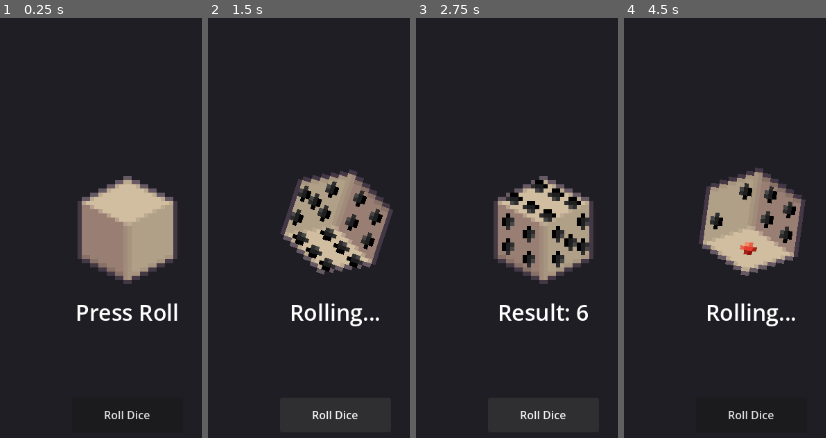
Above: before the commit, frames 1-4 (left to right).
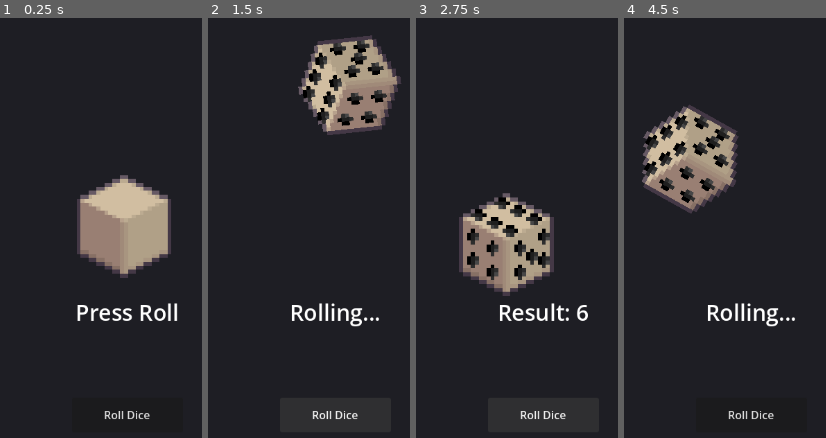
Above: after the commit, the same moments.

Repository: DucPham1512/SummerGame
Game: Godot game, scene res://test/dice_test.tscn
Two runs of this game, one before a commit and one after it. Both use one fixed random seed, a clock stepped at 60 frames per second and the inputs below. This scene is started directly instead of the project's main scene.
Inputs (mouse positions are in pixels of both pictures, inside the frame that each line leads up to):
- Up to frame 1 (0.25 s): no input
- Up to frame 2 (1.5 s): click "Roll Dice" at 0.5 s; click "Roll Dice" at 1.25 s
- Up to frame 3 (2.75 s): click "Roll Dice" at 2 s
- Up to frame 4 (4.5 s): tap Enter at 2.75 s; move the mouse to (outside the picture) at 2.77 s; click (outside the picture) at 2.92 s; move the mouse to (outside the picture) at 3.52 s; click (outside the picture) at 3.67 s; tap Space at 4.25 s; move the mouse to (outside the picture) at 4.27 s; click (outside the picture) at 4.42 s

The runs differ from the first frame. In frame 1, 2.7% of the frame differs, in the area x 38-88%, y 37-64%; in frame 2, 16%; in frame 3, 12%; in frame 4, 17%, in the area x 8-90%, y 20-62%.

Commit message:
Add dice rolling functionality and UI components

Diff:
--- a/scenes/match/components/dice/dice.gd
+++ b/scenes/match/components/dice/dice.gd
@@ -10,7 +10,11 @@
 const SIDES := 6
 const IDLE_FRAME := SIDES * FRAMES_PER_RESULT   # 24, the blank die
 
-@export var toss_height: float = 240.0
+@export var toss_height_min: float = 120.0
+@export var toss_height_max: float = 240.0
+## How far from its slot a die lands after the throw (± px, x and y). The
+## gather phase then slides it back to the slot.
+@export var toss_scatter: float = 70.0
 @export var roll_time: float = 0.5
 @export var spin_turns: float = 2.0
 ## How many random faces flash during the toss. Higher = faster flicker
@@ -21,6 +25,7 @@
 ## a single image and rotates into place before settling.
 @export var lock_in_flickers: int = 4
 
+var _base_x: float
 var _base_y: float
 var _rolling: bool = false
 var _last_flicker_step: int = -1
@@ -36,11 +41,10 @@
 ## Rolls the die. Pass 1-6 to force a result (e.g. from networked game logic),
 ## or leave default for a local random roll. The result is authoritative; the
 ## animation is pure presentation and never changes it.
-func roll(forced_result: int = -1) -> void:
+func roll(result: int = -1) -> void:
 	if _rolling:
 		return
 	_rolling = true
-	var result := forced_result
 	if result < 1 or result > SIDES:
 		result = randi_range(1, SIDES)
 	_animate_roll(result)
@@ -59,17 +63,26 @@
 	var final_angle := 0.0
 	var spin := TAU * spin_turns
 	var dur := roll_time * randf_range(0.85, 1.15)
+	var toss_height := randf_range(toss_height_min, toss_height_max)
 
 	rotation = 0.0
-	position.y = _base_y
+	_base_x = position.x   # toss arcs relative to wherever the die currently sits
+	_base_y = position.y
 	_last_flicker_step = -1
 
+	# The throw lands at a random spot near the start; the gather slides it back.
+	var landing_x := _base_x + randf_range(-toss_scatter, toss_scatter)
+	var landing_y := _base_y + randf_range(-toss_scatter, toss_scatter)
+
 	var tween := create_tween().set_parallel(true)
-	# Toss up, then back down (the down leg is delayed to start at the apex).
+	# Toss up to the apex, then down to the landing spot (not back to the start).
 	tween.tween_property(self, "position:y", _base_y - toss_height, dur * 0.5)\
 		.set_trans(Tween.TRANS_CUBIC).set_ease(Tween.EASE_OUT)
-	tween.tween_property(self, "position:y", _base_y, dur * 0.5)\
+	tween.tween_property(self, "position:y", landing_y, dur * 0.5)\
 		.set_trans(Tween.TRANS_CUBIC).set_ease(Tween.EASE_IN).set_delay(dur * 0.5)
+	# Drift across to the landing spot's x over the whole arc.
+	tween.tween_property(self, "position:x", landing_x, dur)\
+		.set_trans(Tween.TRANS_CUBIC).set_ease(Tween.EASE_OUT)
 	# Spin across the whole toss, decelerating onto the resting angle.
 	tween.tween_property(self, "rotation", spin, dur)\
 		.set_trans(Tween.TRANS_CUBIC).set_ease(Tween.EASE_OUT)
--- a/scenes/match/components/dice/dice.tscn
+++ b/scenes/match/components/dice/dice.tscn
@@ -1,7 +1,10 @@
-[gd_scene load_steps=3 format=3 uid="uid://dicescene01"]
+[gd_scene load_steps=4 format=3 uid="uid://dicescene01"]
 
 [ext_resource type="Script" path="res://scenes/match/components/dice/dice.gd" id="1"]
 [ext_resource type="SpriteFrames" uid="uid://dicefrmtact01" path="res://scenes/match/components/dice/dice_frames.tres" id="2"]
+
+[sub_resource type="RectangleShape2D" id="RectangleShape2D_dice"]
+size = Vector2(32, 32)
 
 [node name="Dice" type="AnimatedSprite2D"]
 texture_filter = 1
@@ -9,3 +12,9 @@
 animation = &"default"
 frame = 24
 script = ExtResource("1")
+
+[node name="ClickArea" type="Area2D" parent="."]
+input_pickable = true
+
+[node name="CollisionShape2D" type="CollisionShape2D" parent="ClickArea"]
+shape = SubResource("RectangleShape2D_dice")
--- /dev/null
+++ b/scenes/match/dice_rolling.gd
@@ -0,0 +1,224 @@
+extends Control
+
+const SIDES := 6
+const DICE_COUNT := 5
+const STAGGER := 0.1          # delay between each die's toss start
+const GATHER_TIME := 0.4
+const GRID_SPACING := 200.0   # horizontal gap between grid slots
+const REROLL_PAUSE := 0.2      # beat between parking kept dice and rerolling
+const CORNER_MARGIN := 130.0  # kept dice park this far from the bottom-left corner
+const CORNER_SPACING := 110.0
+const PARK_SCALE := 0.5        # kept dice shrink to this fraction while parked
+## Selection tint — placeholder for a future gold-outline shader / border panel.
+const SELECTED_TINT := Color(1.0, 0.84, 0.0)
+
+# Selection semantics: a SET bit (1) in re_roll_mask means the die is SELECTED and
+# WILL be rerolled; a CLEAR bit (0) means it is kept/locked and will NOT reroll.
+enum Phase { IDLE, ANIMATING, SELECTING }
+
+## After gathering, straighten dice to upright (rotation 0) in the grid.
+## False keeps each die's random resting angle from the toss.
+@export var gather_upright: bool = true
+
+@onready var dice: Dictionary = {
+	0: $Dice1,
+	1: $Dice2,
+	2: $Dice3,
+	3: $Dice4,
+	4: $Dice5,
+}
+
+# Emitted internally once every die in a toss batch has settled.
+signal _toss_all_done
+
+var dice_result: Array[int] = []   # last rolled value per die (logic record)
+var re_roll_mask: int = 0          # which dice are selected for reroll (bit per index)
+var phase: Phase = Phase.IDLE
+var _slots: Array[Vector2] = []    # fixed grid slot per die index
+var _base_scale: Array[Vector2] = []   # each die's normal (grid) scale
+var _corner_base: Vector2          # bottom-left park anchor
+var _toss_pending: int = 0
+
+
+func _ready() -> void:
+	dice_result.resize(DICE_COUNT)
+	_base_scale.resize(DICE_COUNT)
+	for index in dice:
+		dice[index].roll_finished.connect(_on_roll_finished.bind(index))
+		_base_scale[index] = dice[index].scale   # remember the normal grid scale
+		# Clicking a die toggles its selection (gated to the SELECTING phase).
+		var area: Area2D = dice[index].get_node("ClickArea")
+		area.input_event.connect(_on_die_clicked.bind(index))
+	_compute_slots()
+	var viewport := get_viewport_rect().size
+	_corner_base = Vector2(CORNER_MARGIN, viewport.y - CORNER_MARGIN)
+	for index in dice:
+		dice[index].position = _slots[index]   # start resting in the grid
+		update_die_visual(index)
+	start_roll()   # auto-toss as soon as the scene loads
+
+
+# Evenly spaced, horizontally centered row. Computed once; each die index maps
+# to the same slot every time.
+func _compute_slots() -> void:
+	_slots.clear()
+	var viewport := get_viewport_rect().size
+	var total_width := GRID_SPACING * float(DICE_COUNT - 1)
+	var start_x := viewport.x * 0.5 - total_width * 0.5
+	var y := viewport.y * 0.5
+	for i in DICE_COUNT:
+		_slots.append(Vector2(start_x + GRID_SPACING * float(i), y))
+
+
+func _on_roll_finished(result: int, index: int) -> void:
+	dice_result[index] = result
+
+
+# --- Phase 1: toss ---------------------------------------------------------
+
+## Toss every die whose bit is set in `mask`. The value is decided here (logic)
+## via RNG, then handed to the die purely to display (view). Returns only once
+## every tossed die has emitted roll_finished.
+func toss_all(mask: int) -> void:
+	_toss_pending = 0
+	var indices := dice.keys()
+	for i in indices.size():
+		var index: int = indices[i]
+		if mask & (1 << index) == 0:
+			continue
+		_toss_pending += 1
+		var value := randi_range(1, SIDES)
+		dice[index].roll_finished.connect(_on_toss_one_settled, CONNECT_ONE_SHOT)
+		dice[index].roll(value)
+		# Stagger the next die's start (no wait after the final iteration).
+		if STAGGER > 0.0 and i < indices.size() - 1:
+			await get_tree().create_timer(STAGGER).timeout
+
+	# If any are still mid-toss, wait for the batch to finish. (Guarded so we
+	# never await a signal that already fired during the stagger loop.)
+	if _toss_pending > 0:
+		await _toss_all_done
+
+
+func _on_toss_one_settled(_result: int) -> void:
+	_toss_pending -= 1
+	if _toss_pending == 0:
+		_toss_all_done.emit()
+
+
+# --- Phase 2: gather -------------------------------------------------------
+
+## Slide every die from where it currently is to its fixed grid slot. Returns
+## once all the slide tweens finish.
+func gather_to_grid() -> void:
+	var tween := create_tween().set_parallel(true)
+	for index in dice:
+		var d: Node2D = dice[index]
+		tween.tween_property(d, "position", _slots[index], GATHER_TIME)\
+			.set_trans(Tween.TRANS_CUBIC).set_ease(Tween.EASE_IN_OUT)
+		tween.tween_property(d, "scale", _base_scale[index], GATHER_TIME)\
+			.set_trans(Tween.TRANS_CUBIC).set_ease(Tween.EASE_IN_OUT)
+		if gather_upright:
+			tween.tween_property(d, "rotation", 0.0, GATHER_TIME)\
+				.set_trans(Tween.TRANS_CUBIC).set_ease(Tween.EASE_IN_OUT)
+	await tween.finished
+
+
+# --- Phase 3: selection ----------------------------------------------------
+
+## Toggle a die's selected-for-reroll bit.
+func flip_bit(index: int) -> void:
+	re_roll_mask ^= (1 << index)
+
+
+## Single source of truth for a die's selection appearance: reads the mask bit and
+## tints accordingly, so visual and mask can never drift. Replace the body with an
+## outline shader / border panel later — the selection logic stays unchanged.
+func update_die_visual(index: int) -> void:
+	var selected := (re_roll_mask & (1 << index)) != 0
+	dice[index].modulate = SELECTED_TINT if selected else Color.WHITE
+
+
+# Bound with the die's index via .bind(index), so `index` always matches the
+# clicked die (no off-by-one).
+func _on_die_clicked(_viewport: Node, event: InputEvent, _shape_idx: int, index: int) -> void:
+	if phase != Phase.SELECTING:
+		return   # selection only allowed once dice have settled in the grid
+	if event is InputEventMouseButton and event.pressed and event.button_index == MOUSE_BUTTON_LEFT:
+		flip_bit(index)
+		update_die_visual(index)
+
+
+# --- Reroll ----------------------------------------------------------------
+
+func _unselected_indices() -> Array:
+	var out: Array = []
+	for index in dice:
+		if re_roll_mask & (1 << index) == 0:
+			out.append(index)
+	return out
+
+
+func _corner_spot(k: int) -> Vector2:
+	return _corner_base + Vector2(CORNER_SPACING * float(k), 0.0)
+
+
+# Slide the kept (unselected) dice off to a corner so the selected dice have room
+# to reroll. No-op if every die is selected.
+func _park_unselected_to_corner() -> void:
+	var kept := _unselected_indices()
+	if kept.is_empty():
+		return
+	var tween := create_tween().set_parallel(true)
+	for k in kept.size():
+		var index: int = kept[k]
+		tween.tween_property(dice[index], "position", _corner_spot(k), GATHER_TIME)\
+			.set_trans(Tween.TRANS_CUBIC).set_ease(Tween.EASE_IN_OUT)
+		tween.tween_property(dice[index], "scale", _base_scale[index] * PARK_SCALE, GATHER_TIME)\
+			.set_trans(Tween.TRANS_CUBIC).set_ease(Tween.EASE_IN_OUT)
+	await tween.finished
+
+
+## Reroll only the selected dice: park the kept ones, pause, toss the selected,
+## then bring everything back to the grid.
+func reroll_selected() -> void:
+	if re_roll_mask == 0:
+		return   # nothing selected, nothing to reroll
+	phase = Phase.ANIMATING
+	await _park_unselected_to_corner()
+	await get_tree().create_timer(REROLL_PAUSE).timeout
+	# Drop the selection tint so the rerolling dice animate normally.
+	for index in dice:
+		dice[index].modulate = Color.WHITE
+	await toss_all(re_roll_mask)
+	await gather_to_grid()
+	# Fresh selection round: clear marks/visuals so the player can pick again.
+	re_roll_mask = 0
+	phase = Phase.SELECTING
+	for index in dice:
+		update_die_visual(index)
+
+
+# --- Sequencing ------------------------------------------------------------
+
+## First full roll: toss all five, then gather to the grid.
+func start_roll() -> void:
+	phase = Phase.ANIMATING
+	# Fresh roll: nothing selected — the player explicitly picks what to reroll.
+	re_roll_mask = 0
+	for index in dice:
+		update_die_visual(index)
+	await toss_all(0b11111)
+	await gather_to_grid()
+	phase = Phase.SELECTING
+	for index in dice:
+		update_die_visual(index)
+
+
+func _on_roll_pressed() -> void:
+	match phase:
+		Phase.IDLE:
+			start_roll()           # first roll: throw everything
+		Phase.SELECTING:
+			reroll_selected()      # subsequent presses: reroll only the marked dice
+		# Phase.ANIMATING: ignore — a toss/gather is already running.
--- /dev/null
+++ b/scenes/match/dice_rolling.tscn
@@ -0,0 +1,51 @@
+[gd_scene format=3 uid="uid://pofdkqvdq2ch"]
+
+[ext_resource type="PackedScene" uid="uid://dicescene01" path="res://scenes/match/components/dice/dice.tscn" id="1_4xye3"]
+[ext_resource type="Script" uid="uid://dmnjbkeenwoga" path="res://scenes/match/dice_rolling.gd" id="1_repv8"]
+
+[node name="DiceRolling" type="Control" unique_id=79965334]
+layout_mode = 3
+anchors_preset = 15
+anchor_right = 1.0
+anchor_bottom = 1.0
+grow_horizontal = 2
+grow_vertical = 2
+mouse_filter = 2
+script = ExtResource("1_repv8")
+
+[node name="Dice1" parent="." unique_id=878749591 instance=ExtResource("1_4xye3")]
+position = Vector2(179, 439.00003)
+scale = Vector2(5.625, 5.21875)
+
+[node name="Dice2" parent="." unique_id=1528643432 instance=ExtResource("1_4xye3")]
+position = Vector2(387.00003, 445.00003)
+scale = Vector2(5.625, 5.21875)
+
+[node name="Dice3" parent="." unique_id=2018215954 instance=ExtResource("1_4xye3")]
+position = Vector2(600.00006, 446)
+scale = Vector2(5.625, 5.21875)
+
+[node name="Dice4" parent="." unique_id=1209961346 instance=ExtResource("1_4xye3")]
+position = Vector2(819, 450.00003)
+scale = Vector2(5.625, 5.21875)
+
+[node name="Dice5" parent="." unique_id=2121309079 instance=ExtResource("1_4xye3")]
+position = Vector2(1011.0001, 454)
+scale = Vector2(5.625, 5.21875)
+
+[node name="Roll" type="Button" parent="." unique_id=1698124624]
+layout_mode = 1
+anchors_preset = 7
+anchor_left = 0.5
+anchor_top = 1.0
+anchor_right = 0.5
+anchor_bottom = 1.0
+offset_left = -80.0
+offset_top = -100.0
+offset_right = 80.0
+offset_bottom = -50.0
+grow_horizontal = 2
+grow_vertical = 0
+text = "Roll"
+
+[connection signal="pressed" from="Roll" to="." method="_on_roll_pressed"]
--- a/test/dice_test.tscn
+++ b/test/dice_test.tscn
@@ -22,10 +22,11 @@
 color = Color(0.12, 0.12, 0.14, 1)
 
 [node name="Dice" parent="." unique_id=1348390561 instance=ExtResource("2")]
-position = Vector2(576, 300)
-scale = Vector2(6, 6)
+position = Vector2(571, 295)
+scale = Vector2(5.6875005, 5.6875005)
+frame = 11
+frame_progress = 0.8045156
 speed_scale = 2.0
-toss_height = 0.0
 spin_turns = 5.0
 flicker_count = 30
 
Not shown, added: scenes/match/dice_rolling.gd.uid
